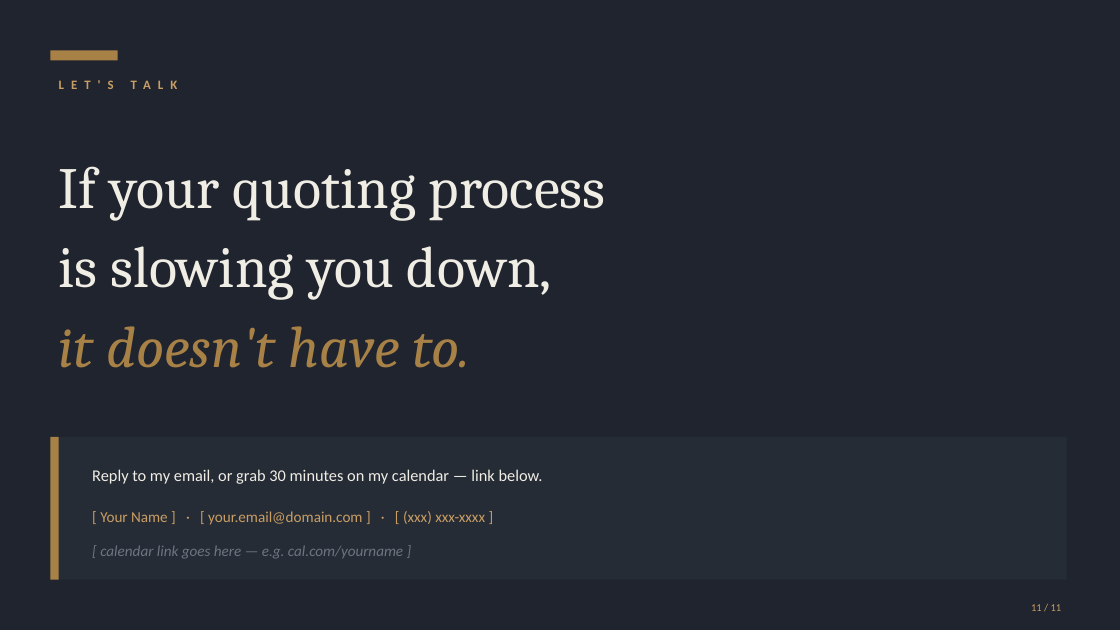
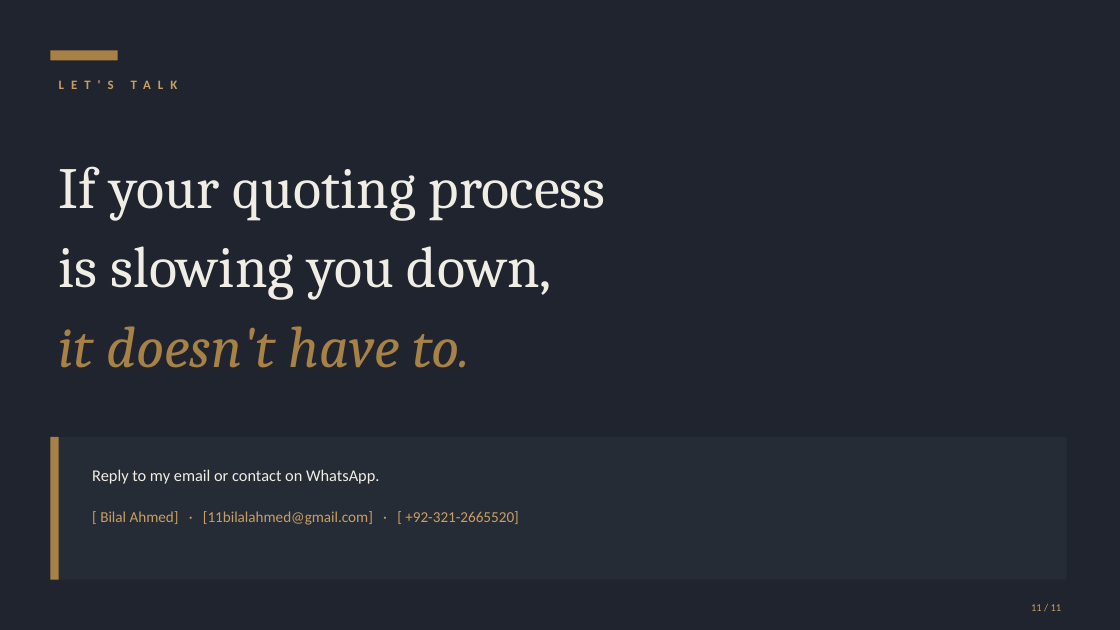
Before and after one commit to lazyPelican/ewp-web-app, a slide deck: slide 11 of Quote_App_Pitch_Deck.pptx. Drawn at 1120x630 pixels with LibreOffice and Linux fonts; fonts in the diff are those of the drawing. Boxes give left, top, right and bottom in pixels: in the first picture for what was removed or moved away, otherwise in the second. Text is boxed around its words. In the diff, an @@ line names an element or a change of style, - is before the commit and + after.

```diff
--- a/Quote_App_Pitch_Deck.pptx
+++ b/Quote_App_Pitch_Deck.pptx
@@ text at bbox=[92, 469, 379, 484]: text changed @@
-Reply to my email, or grab 30 minutes on my calendar — link below.
+Reply to my email or contact on WhatsApp.
@@ text at bbox=[100, 511, 518, 525]: text changed @@
-[ Your Name ] · [ your.email@domain.com ] · [ (xxx) xxx-xxxx ]
+[ Bilal Ahmed] · [11bilalahmed@gmail.com] · [ +92-321-2665520]
@@ text removed at bbox=[100, 546, 403, 559] @@
-[ calendar link goes here — e.g. cal.com/yourname ]
```
Also in this commit, not shown: 1 other slide changed, 30 other files.
